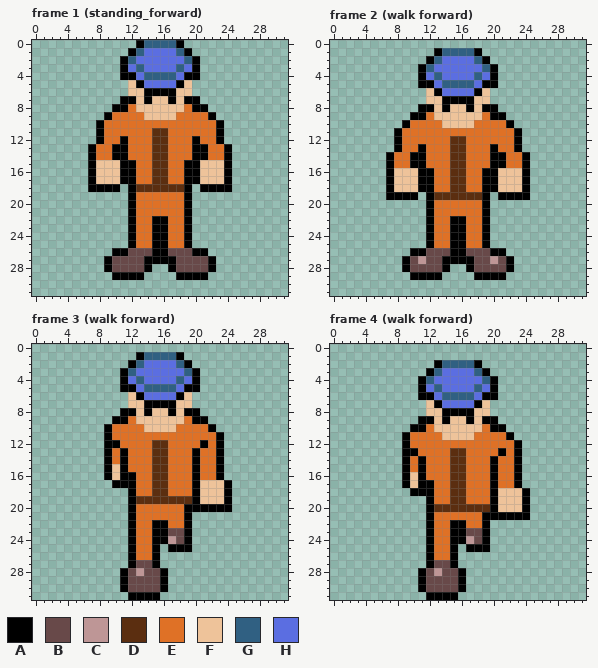
Pixel-art file, stored at Assets/Art/robber.aseprite. Above is the file before it was changed.
32x32 pixels, 33 frames. Shown: frame 1 (standing_forward), frame 2 (walk forward), frame 3 (walk forward), frame 4 (walk forward). The commit also changed other frames, which this record leaves out.
Visible layers, top first: "Layer 2 #2", "Layer 8", "Layer 3".
Palette (. is transparent): A #000000  B #684949  C #be9696  D #5b2e10  E #df7126  F #eec39a  G #306082  H #5b6ee1
Pixels before, frame 1 (standing_forward), first column x 7:
 0 ......AGGGGA......
 1 .....AGHHHHGA.....
 2 ....AGHHHHHHGA....
 3 ....AHGHHHHGHA....
 4 ....AAHGGGGHAA....
 5 .....FAHHHHAF.....
 6 .....FFAAAAFF.....
 7 ....AAFAFFAFAA....
 8 ...AAEFFFFFFEAA...
 9 ..AEEEEFFFFEEEEA..
10 .AEEEEEEEEEEEEEEA.
11 .AEEEEEEDDEEEEEEA.
12 .AEEAEEEDDEEEAEEA.
13 AEEAAEEEDDEEEAAEEA
14 AEEAAEEEDDEEEAAEEA
15 AFFFAAEEDDEEAAFFFA
16 AFFFAAEEDDEEAAFFFA
17 AFFFAAEEDDEEAAFFFA
18 AAAA.ADDDDDDA.AAAA
19 .....AEEEEEEA.....
20 .....AEEEEEEA.....
21 .....AEEEEEEA.....
22 .....AEEAAEEA.....
23 .....AEEAAEEA.....
24 .....AEEAAEEA.....
25 .....AEEAAEEA.....
26 ...AABBBAABBBAA...
27 ..ABBBBAAAABBBBA..
28 ..ABBBBA..ABBBBA..
29 ...AAAA....AAAA...
Pixels before, frame 2 (walk forward), first column x 7:
 1 ......AGGGGA......
 2 .....AGHHHHGA.....
 3 ....AGHHHHHHGA....
 4 ....AHGHHHHGHA....
 5 ....AAHGGGGHAA....
 6 .....FAHHHHAF.....
 7 .....FFAAAAFF.....
 8 ....AAFAFFAFAA....
 9 ...AAEFFFFFFEAA...
10 ..AEEEEFFFFEEEEA..
11 .AEEEEEEEEEEEEEEA.
12 .AEEEEEEDDEEEEEEA.
13 .AEEAEEEDDEEEAEEA.
14 AEEAAEEEDDEEEAAEEA
15 AEEAAEEEDDEEEAAEEA
16 AFFFAAEEDDEEAAFFFA
17 AFFFAAEEDDEEAAFFFA
18 AFFFAAEEDDEEAAFFFA
19 AAAA.ADDDDDDA.AAAA
20 .....AEEEEEEA.....
21 .....AEEEEEEA.....
22 .....AEEAAEEA.....
23 .....AEEAAEEA.....
24 .....AEEAAEEA.....
25 .....AEEAAEEA.....
26 ...AABBBAABBBAA...
27 ..ABCBBAAAABBCBA..
28 ..ABBBBA..ABBBBA..
29 ...AAAA....AAAA...
Pixels before, frame 3 (walk forward), first column x 9:
 1 ....AGGGGA......
 2 ...AGHHHHGA.....
 3 ..AGHHHHHHGA....
 4 ..AHGHHHHGHA....
 5 ..AAHGGGGHAA....
 6 ...FAHHHHAF.....
 7 ...FFAAAAFF.....
 8 ..AAFAFFAFAA....
 9 .AAEFFFFFFEAA...
10 AEEEEFFFFEEEEA..
11 AEEEEEEEEEEEEEA.
12 AAEEEEDDEEEEAEA.
13 AEAEEEDDEEEAEEA.
14 AEAEEEDDEEEAEEA.
15 AFAEEEDDEEEAEEA.
16 AFAAEEDDEEEAEEA.
17 .AAAEEDDEEEAFFFA
18 ...AEEDDEEEAFFFA
19 ...ADDDDDDDAFFFA
20 ...AEEEEEEAAAAAA
21 ...AEEEEEEA.....
22 ...AEEAAEEA.....
23 ...AEEAABBA.....
24 ...AEEAACBA.....
25 ...AEEA.AAA.....
26 ...AEEA.........
27 ...ABBA.........
28 ..ABCBBA........
29 ..ABBBBA........
30 ..ABBBBA........
31 ...AAAA.........
Pixels before, frame 4 (walk forward), first column x 9:
 2 ....AGGGGA......
 3 ...AGHHHHGA.....
 4 ..AGHHHHHHGA....
 5 ..AHGHHHHGHA....
 6 ..AAHGGGGHAA....
 7 ...FAHHHHAF.....
 8 ...FFAAAAFF.....
 9 ..AAFAFFAFAA....
10 .AAEFFFFFFEAA...
11 AEEEEFFFFEEEEA..
12 AEEEEEEEEEEEEEA.
13 AAEEEEDDEEEEAEA.
14 AEAEEEDDEEEAEEA.
15 AEAEEEDDEEEAEEA.
16 AFAEEEDDEEEAEEA.
17 AFAAEEDDEEEAEEA.
18 .AAAEEDDEEEAFFFA
19 ...AEEDDEEEAFFFA
20 ...ADDDDDDDAFFFA
21 ...AEEEEEEAAAAAA
22 ...AEEAAEEA.....
23 ...AEEAABBA.....
24 ...AEEAACBA.....
25 ...AEEA.AAA.....
26 ...AEEA.........
27 ...ABBA.........
28 ..ABCBBA........
29 ..ABBBBA........
30 ..ABBBBA........
31 ...AAAA.........
The same view after the edit:
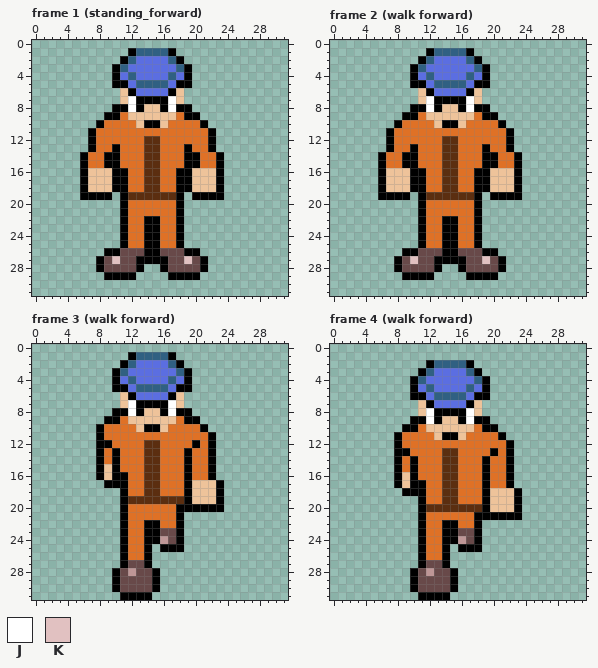
Colours new in this view: J #ffffff  K #e1c1c1
The exact change:
Changed rows in their new state; - is an unchanged pixel.
Frame 1 (standing_forward), layers "Layer 8", "Layer 3":
first column x 6:
 0 -------......------
 1 --------GGGA..-----
 2 -----------GA..----
 3 ----AG-H-----A.----
 4 ----AHG-HHH---.----
 5 ----AAHGGGG--A-----
 6 -----FAHHHH--.-----
 7 -----FJA-AAJ-..----
 8 ------JA--AJAA..---
 9 ----A-FF-----AA..--
10 -------FAAF----A..-
11 -AE------EE-----A.-
12 -AE--E--D-E---E-A.-
13 -----E--D-E--AEEA..
14 AE-A-E--D-E--A-E-A.
15 AEEAAEE-D-E----EEA.
16 AF--A-E-D-E-A-F--A.
17 AF--A-E-D-E-A-F--A.
18 AFFF-AEE--EEA-FFF-.
19 AAAA-ADDDDDDA.AAAA-
20 -----AE-----A.-----
21 -----AE-----A.-----
22 -----AE-A-E-A.-----
23 -----AE-A-E-A.-----
24 -----AE-A-E-A.-----
25 -----AE-A-E-A.-----
26 ---A-B--A-B--A-.---
27 --ABK--A---B-K-A.--
28 --AB---A.-AB---A.--
29 ---A---.---A---.---
Frame 2 (walk forward), layers "Layer 8", "Layer 3":
first column x 6:
 1 ------AG---A.------
 2 -----AGH---GA.-----
 3 ----AGH-----GA.----
 4 ----AHGH---GHA.----
 5 ----A-HG---HA-.----
 6 -----FAH---AF.-----
 7 -----FJA---J-.-----
 8 ----A-JAF-AJA-.----
 9 ---A-EF-----EA-.---
10 --AE---FAA-E---A.--
11 -AE-------------A.-
12 -AE-----D-E-----A.-
13 -AE-AE--D-E--AE-A.-
14 AE-A-E--D-E--A-E-A.
15 AE-A-E--D-E--A-E-A.
16 AF--A-E-D-E-A-F--A.
17 AF--A-E-D-E-A-F--A.
18 AF--A-E-D-E-A-F--A.
19 A---.AD-----A.A---.
20 -----AE-----A.-----
21 -----AE-----A.-----
22 -----AE-A-E-A.-----
23 -----AE-A-E-A.-----
24 -----AE-A-E-A.-----
25 -----AE-A-E-A.-----
26 ---A-B--A-B--A-.---
27 --ABKB-A---B-KBA.--
28 --AB---A.-AB---A.--
29 ---A---.---A---.---
Frame 3 (walk forward), layers "Layer 8", "Layer 3":
first column x 8:
 1 ----AG---A.------
 2 ---AGH---GA.-----
 3 --AGH-----GA.----
 4 --AHGH---GHA.----
 5 --A-HG---HA-.----
 6 ---FAH---AF.-----
 7 ---FJA---J-.-----
 8 --A-JAF-AJA-.----
 9 -A-EF-----EA-.---
10 AE---FAA-E---A.--
11 AE------------A.-
12 A-E---D-E---AEA.-
13 AEAE--D-E--AE-A.-
14 AEAE--D-E--AE-A.-
15 AFAE--D-E--AE-A.-
16 AFA-E-D-E--AE-A.-
17 -A--E-D-E--AF--A.
18 ---AE-D-E--AF--A.
19 ---AD------AF--A.
20 ---AE-----A-----.
21 ---AE-----A.-----
22 ---AE-A-E-A.-----
23 ---AE-A-B-A.-----
24 ---AE-A-CBA.-----
25 ---AE-A.A--.-----
26 ---AE-A.---------
27 ---AB-A.---------
28 --ABCB-A.--------
29 --AB---A.--------
30 --AB---A.--------
31 ---A---.---------
Frame 4 (walk forward), layers "Layer 8", "Layer 3":
first column x 8:
 2 ----AG---A.------
 3 ---AGH---GA.-----
 4 --AGH-----GA.----
 5 --AHGH---GHA.----
 6 --A-HG---HA-.----
 7 ---FAH---AF.-----
 8 ---FJA---J-.-----
 9 --A-JAF-AJA-.----
10 -A-EF-----EA-.---
11 AE---FAA-E---A.--
12 AE------------A.-
13 A-E---D-E---AEA.-
14 AEAE--D-E--AE-A.-
15 AEAE--D-E--AE-A.-
16 AFAE--D-E--AE-A.-
17 AFA-E-D-E--AE-A.-
18 -A--E-D-E--AF--A.
19 ---AE-D-E--AF--A.
20 ---AD------AF--A.
21 ---AE-----A-----.
22 ---AE-A-E-A.-----
23 ---AE-A-B-A.-----
24 ---AE-A-CBA.-----
25 ---AE-A.A--.-----
26 ---AE-A.---------
27 ---AB-A.---------
28 --ABCB-A.--------
29 --AB---A.--------
30 --AB---A.--------
31 ---A---.---------
Pixel boxes of the changes (left, top, right, bottom) in both pictures:
changed: (80, 40, 232, 280)
changed: (378, 48, 530, 280)
changed: (96, 352, 232, 600)
changed: (394, 360, 530, 600)
